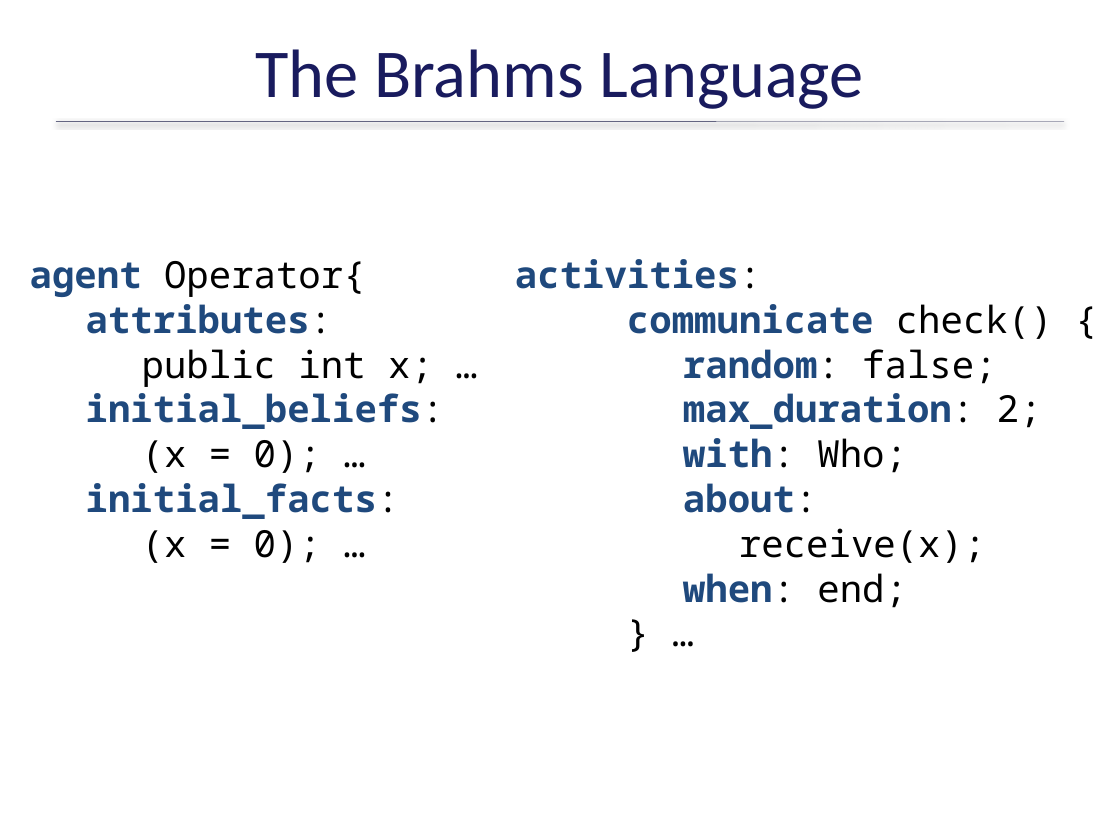
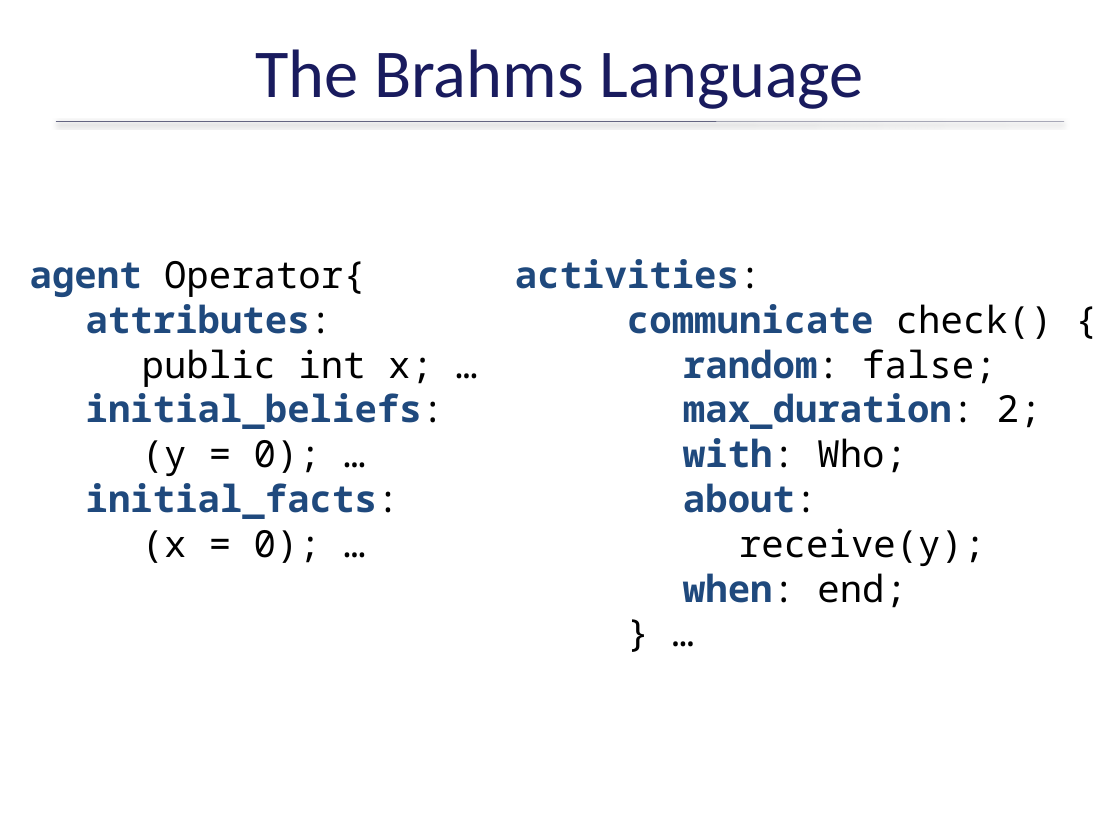
Before and after one commit to ericmercer/workload, a slide deck: slide 38 of publications_and_presentations/BYU13-03-Operator-Workload-Feb-2015.pptx. Drawn at 1120x840 pixels with LibreOffice and Linux fonts; fonts in the diff are those of the drawing; background and template pictures are left out. Boxes give left, top, right and bottom in pixels: in the first picture for what was removed or moved away, otherwise in the second. Text is boxed around its words. In the diff, an @@ line names an element or a change of style, - is before the commit and + after.

Commit message:
Final presentation

```diff
--- a/publications_and_presentations/BYU13-03-Operator-Workload-Feb-2015.pptx
+++ b/publications_and_presentations/BYU13-03-Operator-Workload-Feb-2015.pptx
@@ text at bbox=[142, 440, 321, 476]: text changed @@
-(x = 0); …
+(y = 0); …
@@ text at bbox=[739, 528, 985, 566]: text changed @@
-receive(x);
+receive(y);
```
Also in this commit, not shown: 1 other slide changed.
